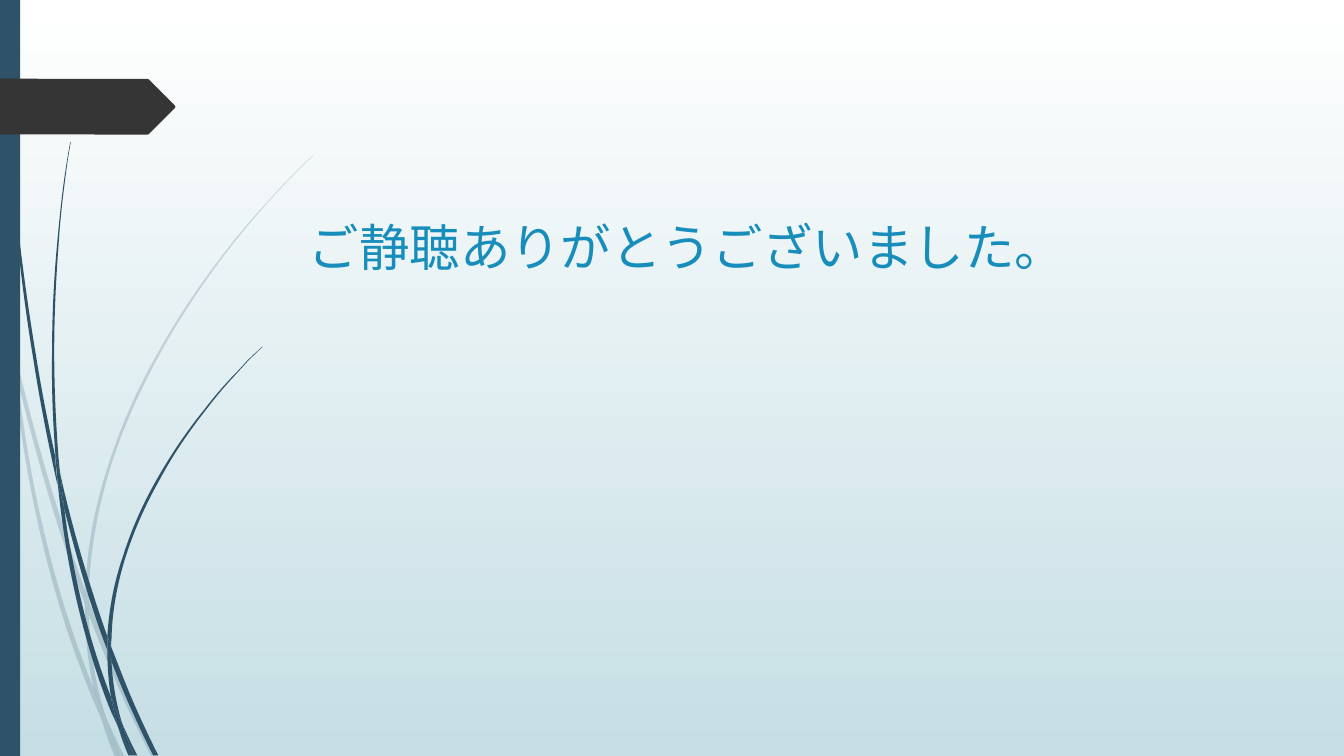
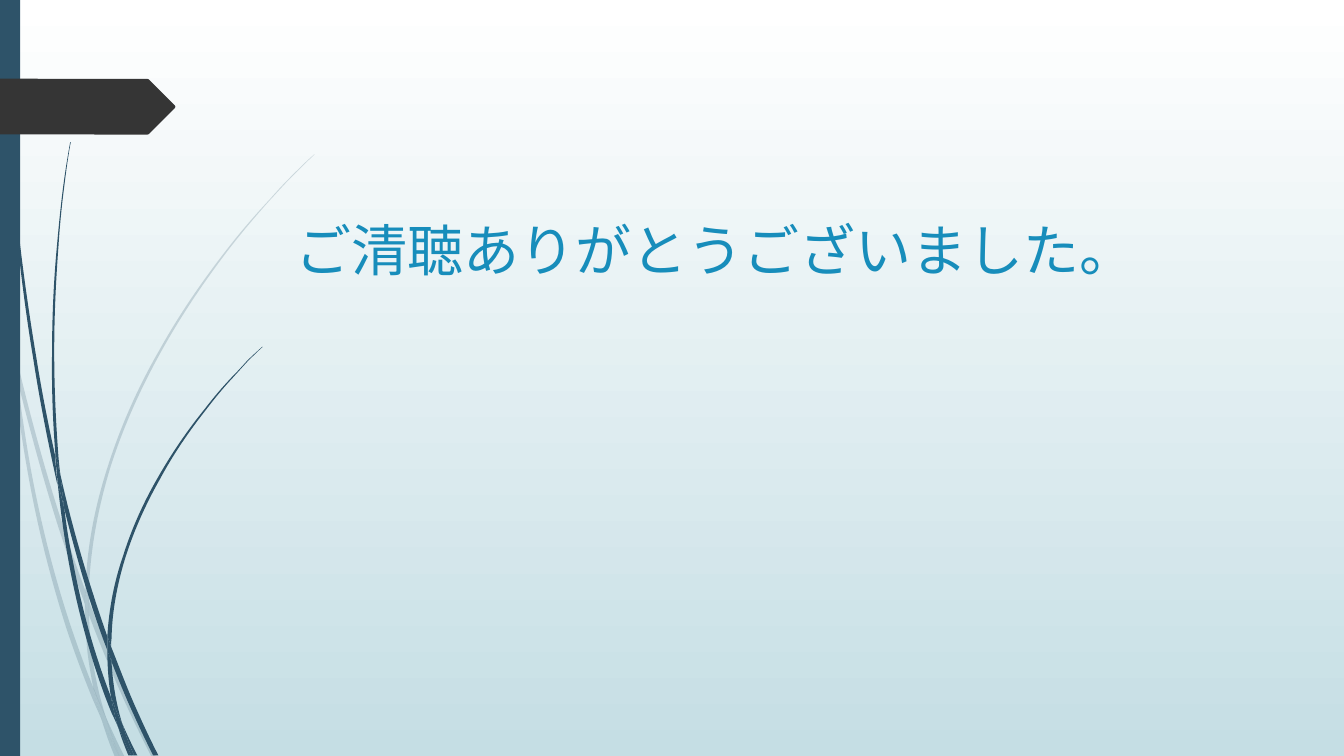
Before and after one commit to kistFteam/Conversation, a slide deck: slide 10 of パワーポイント.pptx (slide 3 before the commit). Drawn at 1344x756 pixels with LibreOffice and Linux fonts; fonts in the diff are those of the drawing. Boxes give left, top, right and bottom in pixels: in the first picture for what was removed or moved away, otherwise in the second. Text is boxed around its words. In the diff, an @@ line names an element or a change of style, - is before the commit and + after.

```diff
--- a/パワーポイント.pptx
+++ b/パワーポイント.pptx
@@ text at (296,223,1135,276): text changed; size 36 to 40 pt @@
-ご静聴ありがとうございました。
+ご清聴ありがとうございました。
```
Also in this commit, not shown: 2 other slides changed, 7 slides added, 1 other file.
